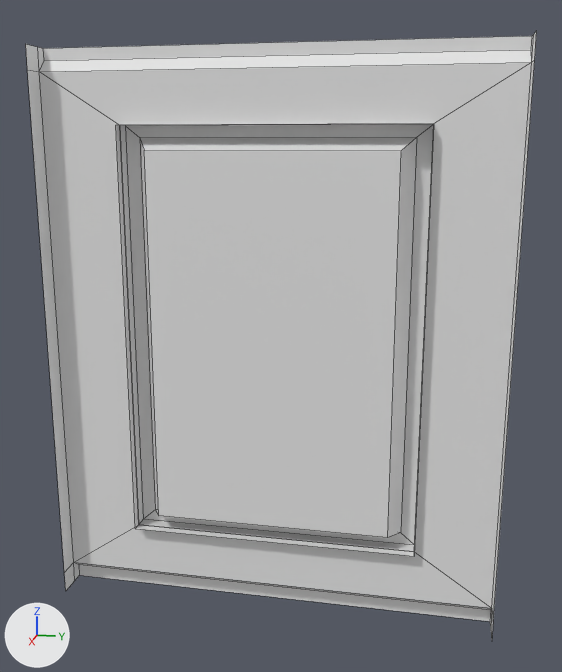
The FBX model Source/Building/EXPORTS/WallWindowLarge.FBX, before and after one commit.
Rendered twice from a camera (50 mm lens) standing at (3.16, -0.32, 2.1) and looking at (-0.05, -0.96, 1.3). The axes (+X, +Y, +Z) are drawn at lower left. The lights are the same throughout. Mesh edges are drawn as thin lines. Where no turn or scale is listed for an object, it has been applied to the vertices. Vertices at the same position are counted once.

The first picture shows 'LargeWindow', 'Wall'.
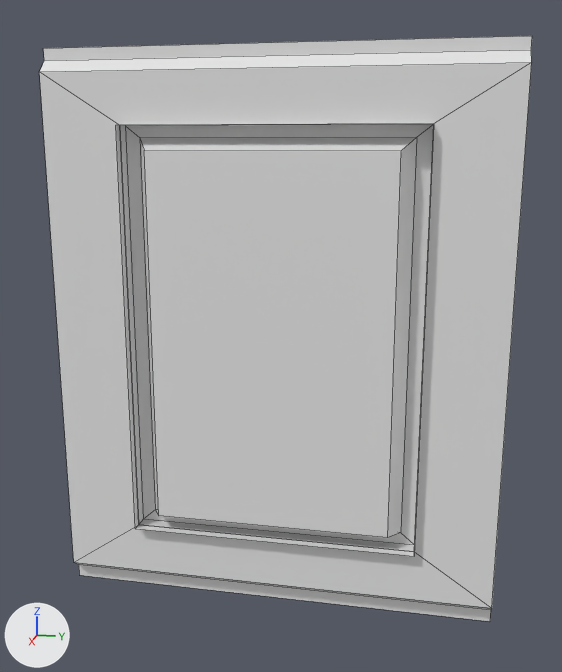
Boxes [x1, y1, x2, y2] around the edits, measured in the pictures (562 x 672 px):
'Wall', reshaped: before [26, 31, 537, 637]; after [39, 36, 532, 621]
part 1 of me_mesh, deleted: before [26, 44, 79, 590]
part 2 of me_mesh, deleted: before [490, 31, 537, 637]

Edits to the bpy script that builds the scene:
```text
Change me_mesh:
    where me_mesh.from_pydata(...)  # 32 vertices, 20 faces; spans x -0.1..0.05, y -2.0..0.0, z 0.0..2.5
    used by ob_wall; location = (0.0, 0.0, 0.0)
    verts and faces of me_mesh; kept vertices keep their numbers, new ones are numbered from 32
    before: 4 (-0.05, -2.0, 0.0) at pixel (74, 580), 5 (0.05, -2.0, 0.0) at pixel (65, 591), 6 (0.05, -2.0, 0.1) at pixel (64, 572), 7 (-0.05, -2.0, 0.1) at pixel (73, 562), 8 (-0.1, -2.0, 0.06) at pixel (78, 564)
    before: 9 (-0.1, -2.0, 0.0) at pixel (79, 575), 10 (0.05, -2.0, 2.4) at pixel (27, 69), 11 (-0.05, -2.0, 2.4) at pixel (39, 71), 16 (0.05, -2.0, 2.5) at pixel (25, 43), 17 (-0.05, -2.0, 2.5) at pixel (37, 46)
    before: 19 (-0.1, -2.0, 2.45) at pixel (44, 60), 23 (-0.1, -2.0, 2.5) at pixel (43, 48)
    before: 12 (-0.05, 0.0, 0.1) at pixel (491, 608), 13 (-0.1, 0.0, 0.06) at pixel (490, 609), 14 (-0.1, 0.0, 0.0) at pixel (489, 621), 15 (-0.05, 0.0, 2.4) at pixel (531, 62), 18 (-0.05, 0.0, 0.0) at pixel (490, 628)
    before: 20 (-0.1, 0.0, 2.45) at pixel (531, 49), 21 (0.05, 0.0, 0.1) at pixel (493, 621), 22 (0.05, 0.0, 2.4) at pixel (534, 59), 24 (0.05, 0.0, 0.0), 25 (-0.1, 0.0, 2.5) at pixel (532, 35)
    before: 26 (-0.05, 0.0, 2.5) at pixel (533, 34), 27 (0.05, 0.0, 2.5) at pixel (536, 30)
    me_mesh part 1
    add delete_vertices([4, 5, 6, 10, 16, 17])  # with the faces that use them
    me_mesh part 2
    add delete_vertices([18, 21, 22, 24, 26, 27])  # with the faces that use them
```
